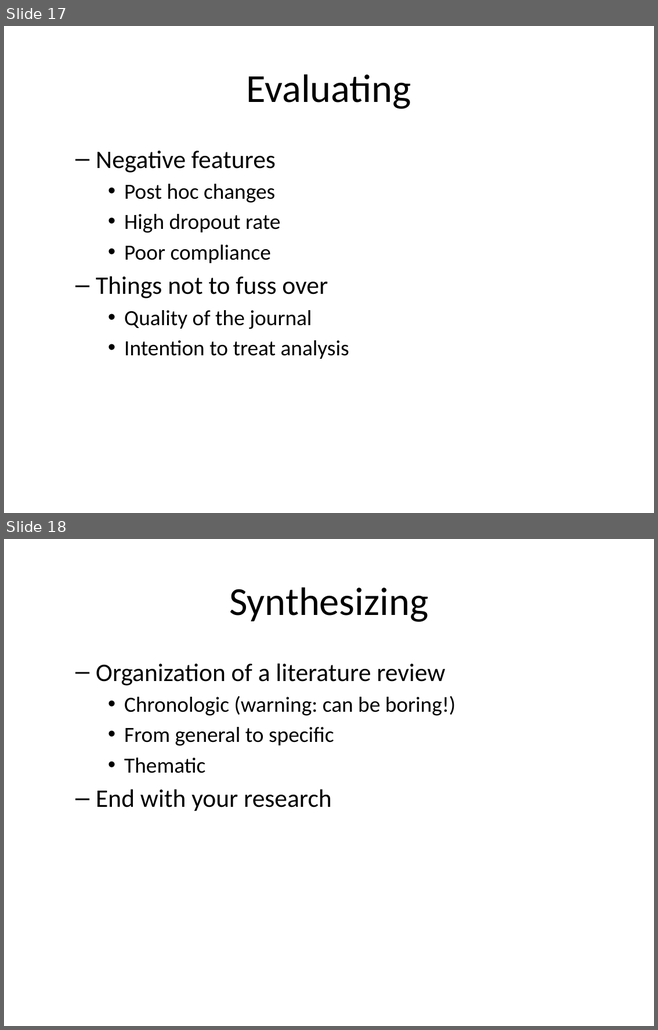
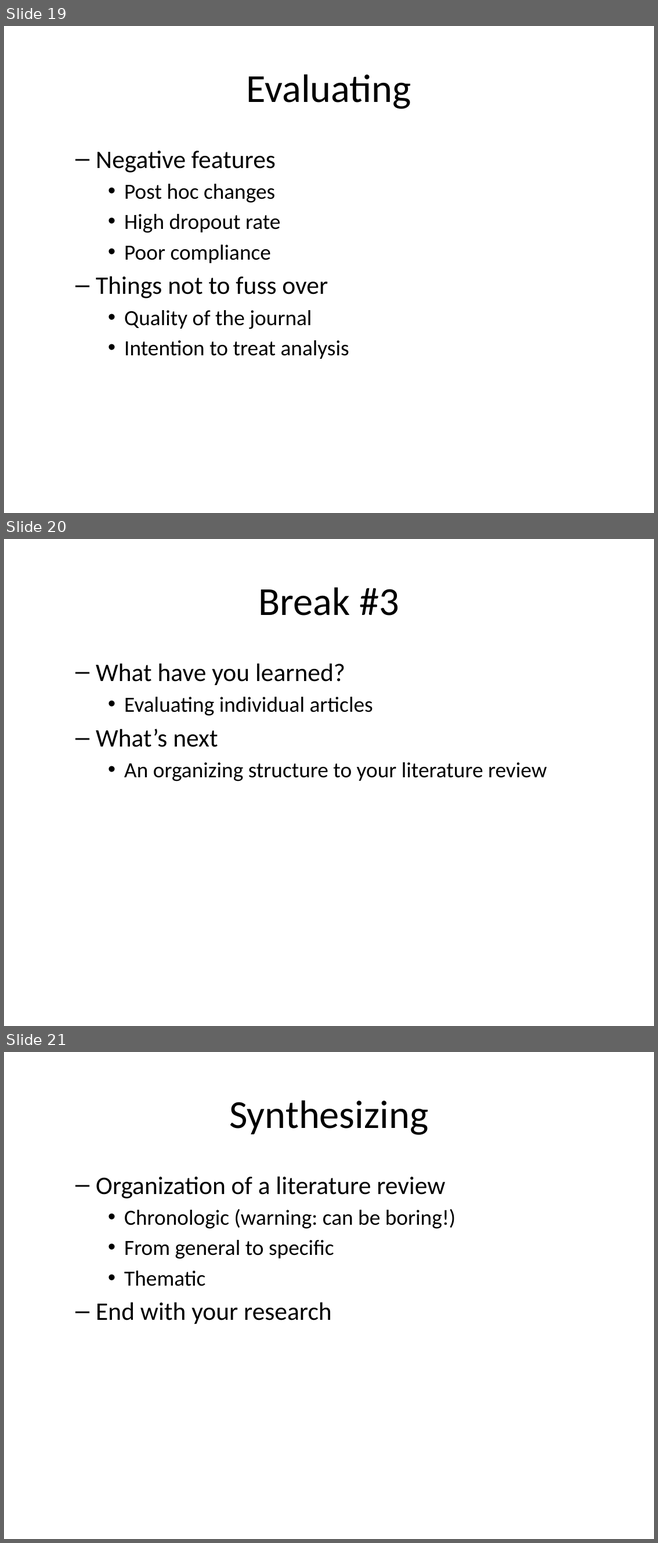
Before and after one commit to pmean/classes, a slide deck: clinical-research-methodology/results/video03-literature-review.pptx. Shown one above the other, each under a label of ours: slides 17 and 18 before the commit, slides 19, 20 and 21 after it. The pictures are 658x1030 and 658x1543 pixels, drawn with LibreOffice and Linux fonts; fonts in the diff are those of the drawing. Boxes give left, top, right and bottom in pixels: in the first picture for what was removed or moved away, otherwise in the second. Text is boxed around its words. In the diff, an @@ line names an element or a change of style, - is before the commit and + after.

```diff
--- a/clinical-research-methodology/results/video03-literature-review.pptx
+++ b/clinical-research-methodology/results/video03-literature-review.pptx
@@ slide 20 added at <box>4,539,654,1026</box>, background #FFFFFF @@
@@ title added at <box>259,587,399,616</box>, 44 pt, text #000000 @@
+Break #3
@@ text added at <box>96,663,546,781</box>, 24 pt, text #000000 @@
+  – What have you learned?
+    • Evaluating individual articles
+  – What’s next
+    • An organizing structure to your literature review
@@ what was slide 17 is now slide 19 @@
@@ what was slide 18 is now slide 21 @@
```
Also in this commit, not shown: 2 other slides added, 3 other files.
